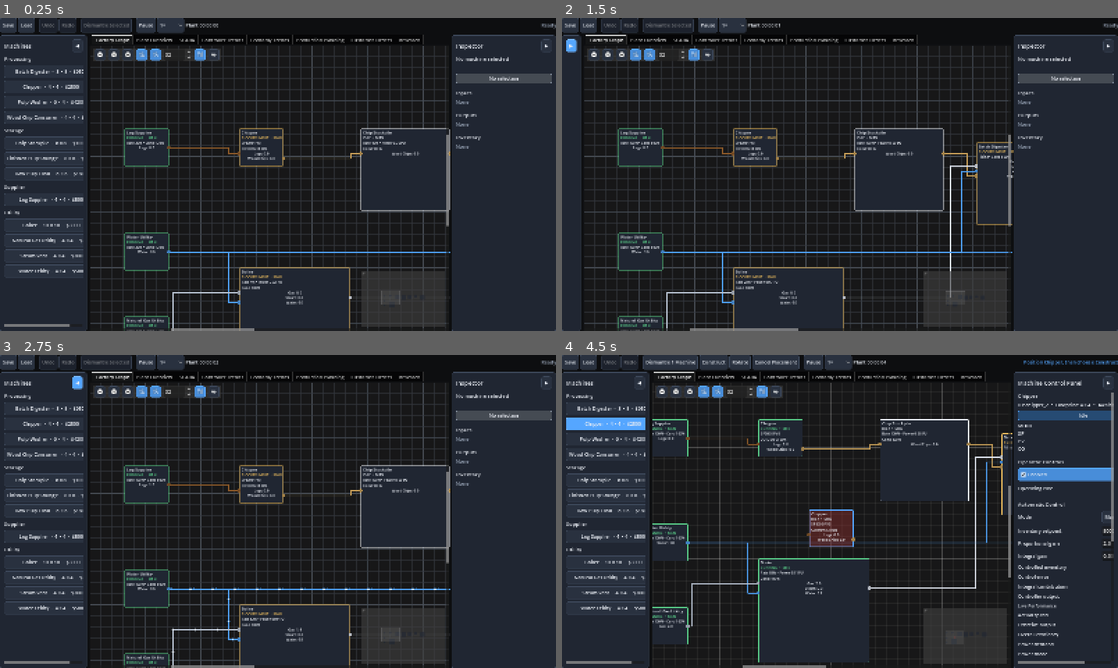
Above: before the commit, frames 1-4 (two rows, left to right).
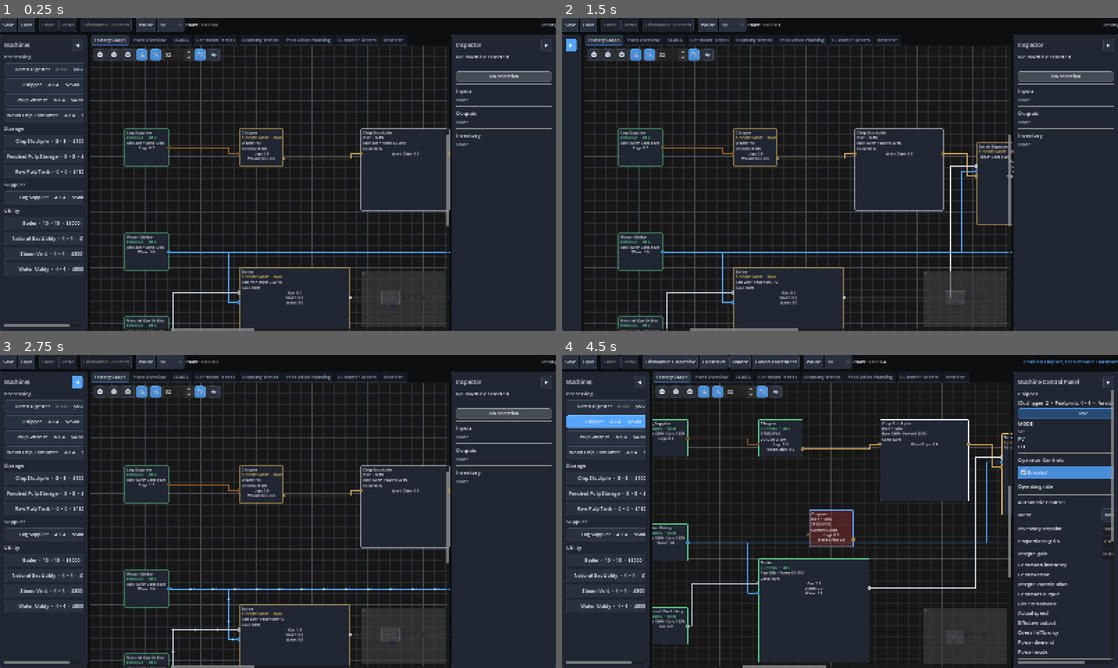
Above: after the commit, the same moments.

Repository: Poru-IndFlow/IndustrialFlow
Game: Godot game, scene res://scenes/main.tscn
The game is run twice, just before and just after one commit, with the same random seed, the same clock (stepped at 60 frames per second) and the same inputs.
Inputs:
- Up to frame 1 (0.25 s): no input
- Up to frame 2 (1.5 s): click "1×" at 0.5 s; click "◀" at 1.25 s
- Up to frame 3 (2.75 s): click "▶" at 2 s
- Up to frame 4 (4.5 s): click "Batch Digester · 8 × 8 · $6500" at 2.75 s; click "Dismantle 1 Machine" at 3.5 s; click "Chipper · 4 × 4 · $2500" at 4.25 s

The runs differ from the first frame. In frame 1, 5.7% of the frame differs, in the area x 0-100%, y 1-82%; in frame 2, 3.3%; in frame 3, 5.7%; in frame 4, 8.1%, in the area x 0-100%, y 1-98%.

Commit message:
Polish editor navigation and UI consistency

Diff:
--- a/project.godot
+++ b/project.godot
@@ -14,7 +14,7 @@
 config/version="0.3.0-dev"
 run/main_scene="res://scenes/main.tscn"
 config/features=PackedStringArray("4.7")
-config/build=53
+config/build=54
 
 [display]
 
--- a/scenes/main.tscn
+++ b/scenes/main.tscn
@@ -33,7 +33,7 @@
 grow_vertical = 2
 
 [node name="Toolbar" type="HBoxContainer" parent="RootVBox"]
-custom_minimum_size = Vector2(0, 42)
+custom_minimum_size = Vector2(0, 40)
 layout_mode = 2
 script = ExtResource("7")
 
--- a/scripts/ui/dock_panel.gd
+++ b/scripts/ui/dock_panel.gd
@@ -25,7 +25,7 @@
 	var layout := VBoxContainer.new()
 	layout.add_theme_constant_override(
 		"separation",
-		ThemeManager.SPACING_MEDIUM
+		ThemeManager.SPACING_SMALL
 	)
 	add_child(layout)
 
@@ -35,7 +35,7 @@
 	_title_label = Label.new()
 	_title_label.text = dock_title
 	_title_label.size_flags_horizontal = Control.SIZE_EXPAND_FILL
-	_title_label.add_theme_font_size_override("font_size", 17)
+	_title_label.add_theme_font_size_override("font_size", 16)
 	header.add_child(_title_label)
 
 	_collapse_button = Button.new()
--- a/scripts/ui/theme_manager.gd
+++ b/scripts/ui/theme_manager.gd
@@ -97,6 +97,7 @@
 		)
 	)
 
+	_configure_workspace_tabs(editor_theme)
 	return editor_theme
 
 
@@ -106,6 +107,47 @@
 		color.darkened(0.15),
 		1,
 		SPACING_SMALL
+	)
+
+
+static func _configure_workspace_tabs(editor_theme: Theme) -> void:
+	editor_theme.set_color(
+		"font_selected_color",
+		"TabContainer",
+		COLOR_TEXT
+	)
+	editor_theme.set_color(
+		"font_unselected_color",
+		"TabContainer",
+		COLOR_TEXT_MUTED
+	)
+	editor_theme.set_color(
+		"font_hovered_color",
+		"TabContainer",
+		COLOR_TEXT
+	)
+	editor_theme.set_font_size("font_size", "TabContainer", 13)
+	editor_theme.set_constant("side_margin", "TabContainer", SPACING_SMALL)
+	editor_theme.set_constant("tab_separation", "TabContainer", 2)
+	editor_theme.set_stylebox(
+		"tab_selected",
+		"TabContainer",
+		_make_tab_stylebox(COLOR_SURFACE_RAISED, COLOR_ACCENT, 2)
+	)
+	editor_theme.set_stylebox(
+		"tab_hovered",
+		"TabContainer",
+		_make_tab_stylebox(COLOR_SURFACE, COLOR_ACCENT_HOVER, 1)
+	)
+	editor_theme.set_stylebox(
+		"tab_unselected",
+		"TabContainer",
+		_make_tab_stylebox(COLOR_BACKGROUND, COLOR_BORDER, 1)
+	)
+	editor_theme.set_stylebox(
+		"tab_focus",
+		"TabContainer",
+		_make_tab_stylebox(Color.TRANSPARENT, COLOR_ACCENT, 1)
 	)
 
 
@@ -125,3 +167,21 @@
 	style.content_margin_right = padding
 	style.content_margin_bottom = padding
 	return style
+
+
+static func _make_tab_stylebox(
+	background_color: Color,
+	border_color: Color,
+	bottom_border_width: int
+) -> StyleBoxFlat:
+	var style := StyleBoxFlat.new()
+	style.bg_color = background_color
+	style.border_color = border_color
+	style.border_width_bottom = bottom_border_width
+	style.corner_radius_top_left = CORNER_RADIUS
+	style.corner_radius_top_right = CORNER_RADIUS
+	style.content_margin_left = 10
+	style.content_margin_top = 6
+	style.content_margin_right = 10
+	style.content_margin_bottom = 6
+	return style
